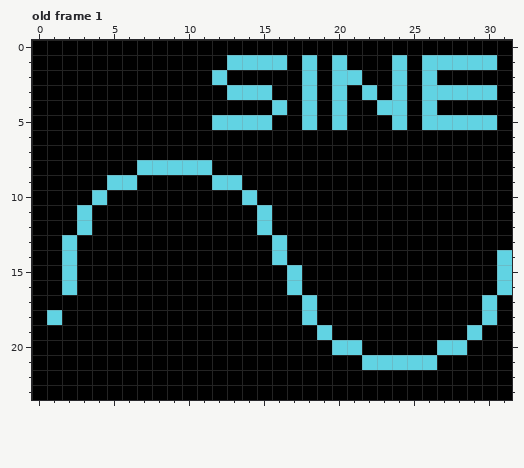
Edited in one commit: pixel-art file (waveforms.aseprite). The picture above is the old version.
32x24 pixels, 8 frames. Shown: old frame 1.
Now the later version:
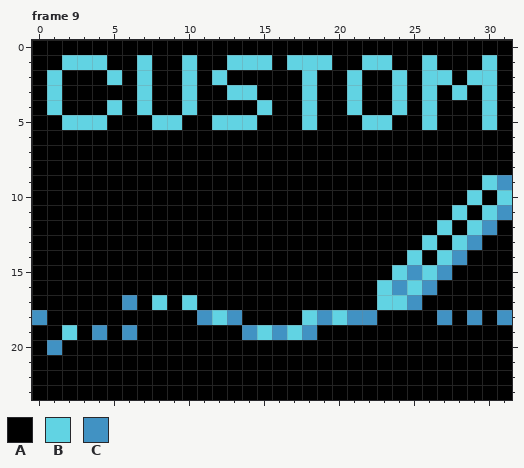
Palette (. is transparent): A #000000  B #61d3e3  C #4192c3
A new or re-ordered frame is compared with the old frame closest to it.
Author's note on the commit: Custom waveform bank support -No support for reflect waveform or duty cycle (yet)
Changes in this commit:
frames 8 -> 9
Frame 9 is new; against old frame 1, layers "waveform", "text":
Colour B gives way to colour A in row 1 at x 16, 20, 24 and 27 to 29; in row 2 at x 20; in row 3 at x 15, 20, 22, 27 and 29; in row 4 at x 16, 20 and 23; in row 5 at x 15, 20, 24 and 27 to 29; in row 8 at x 7 to 11.
Colour B gives way to colour A in row 9 at x 5 to 6 and 12 to 13; in row 10 at x 4 and 14; in rows 11 to 12 at x 3 and 15; in row 13 at x 2 and 16; in row 14 at x 2, 16 and 31; in rows 15 to 16 at x 2, 17 and 31.
Colour B gives way to colour A in row 17 at x 18 and 30; in row 18 at x 1 and 30; in row 19 at x 19 and 29; in row 20 at x 20 to 21 and 27 to 28; in row 21 at x 22 to 26.
Colour A gives way to colour B in row 1 at x 2 to 4, 7, 10, 17, 19 and 22 to 23; in row 2 at x 1, 5, 7, 10, 27 and 29 to 30; in row 3 at x 1, 7, 10 and 21; in row 4 at x 1, 5, 7, 10, 15, 21 and 30; in row 5 at x 2 to 4, 8 to 9 and 22 to 23; in row 9 at x 30.
Colour A gives way to colour B in row 10 at x 29 and 31; in row 11 at x 28 and 30; in row 12 at x 27 and 29; in row 13 at x 26 and 28; in row 14 at x 25 and 27; in row 15 at x 24 and 26.
Colour A gives way to colour B in row 16 at x 23 and 25; in row 17 at x 8, 10 and 23 to 24; in row 18 at x 12 and 20; in row 19 at x 2, 15 and 17.
Colour A gives way to colour C in row 9 at x 31; in row 11 at x 31; in row 12 at x 30; in row 13 at x 29; in row 14 at x 28; in row 15 at x 25 and 27.
Colour A gives way to colour C in row 16 at x 24 and 26; in row 17 at x 6 and 25; in row 18 at x 0, 11, 13, 19, 21 to 22, 27, 29 and 31; in row 19 at x 4, 6, 14, 16 and 18; in row 20 at x 1.
